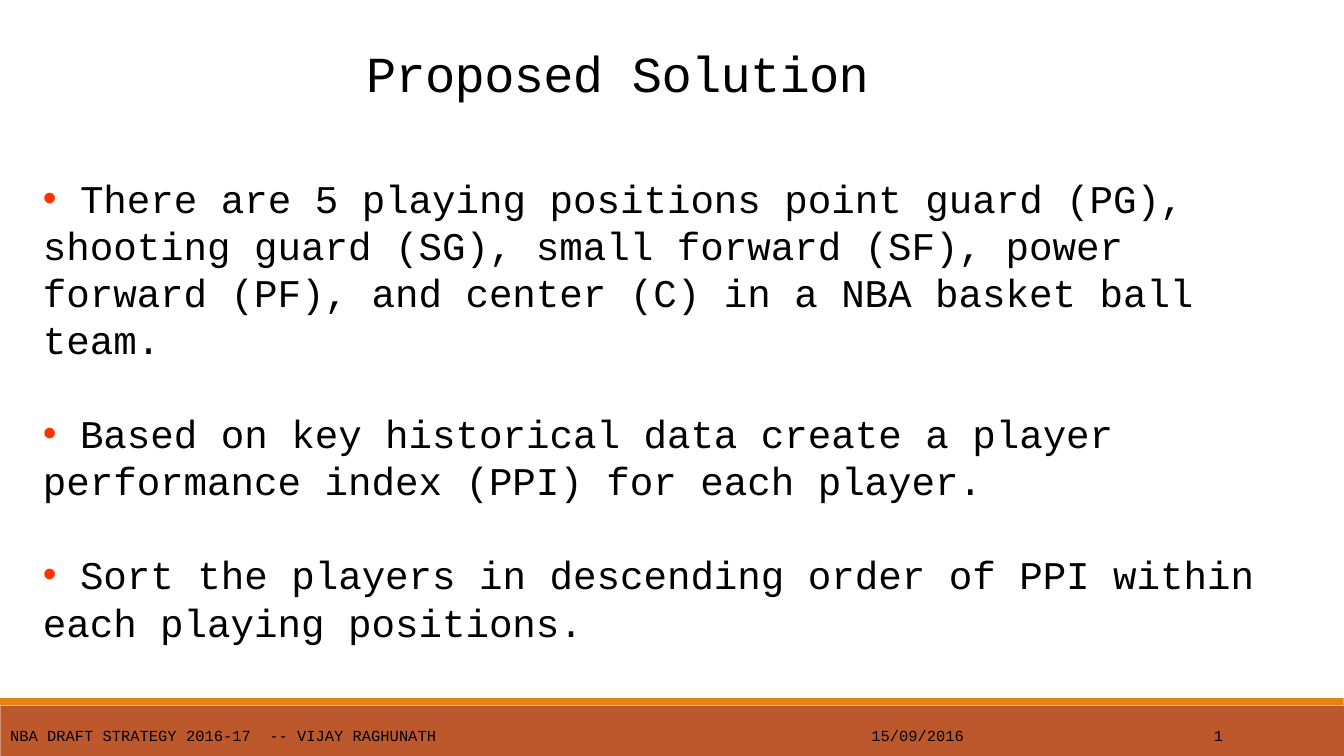
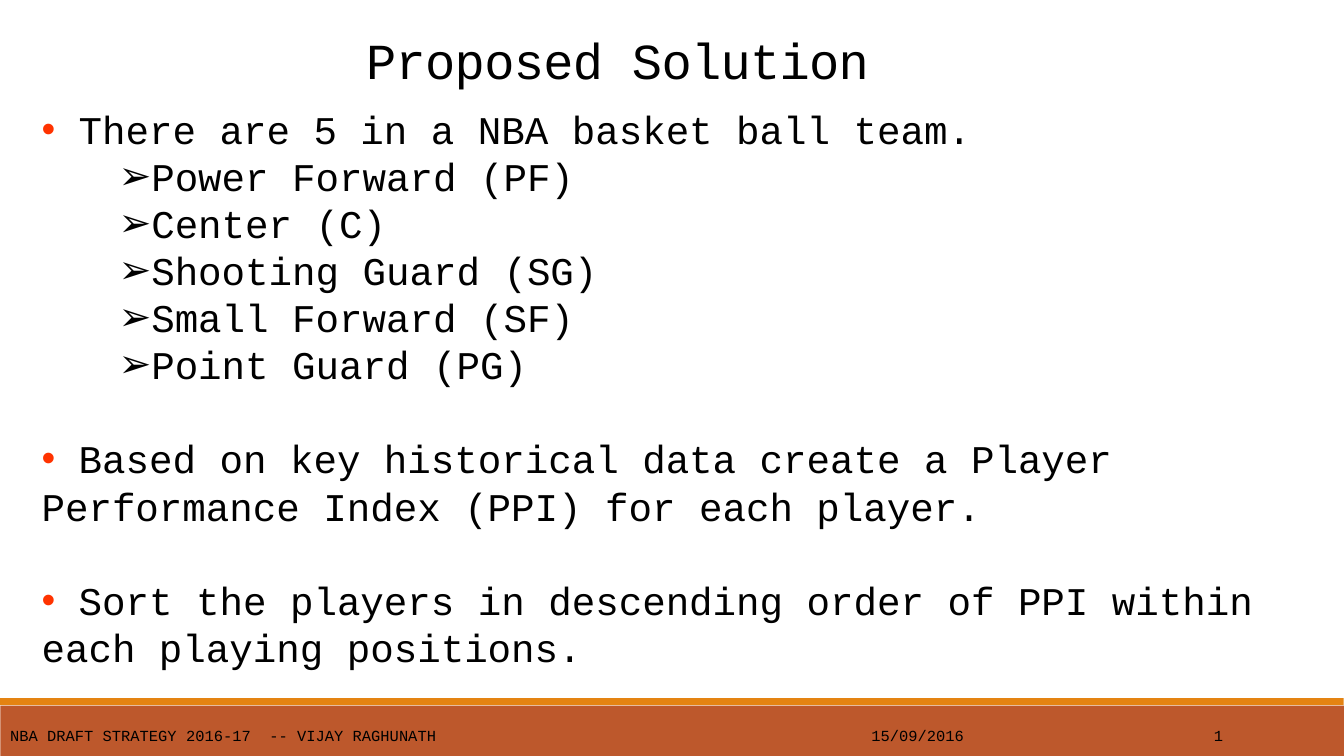
Before and after one commit to vijayr1912/NBA-scouting-draft, a slide deck: slide 3 of NBA-Draft-Scouting.pptx. Drawn at 1344x756 pixels with LibreOffice and Linux fonts; fonts in the diff are those of the drawing. Boxes give left, top, right and bottom in pixels: in the first picture for what was removed or moved away, otherwise in the second. Text is boxed around its words. In the diff, an @@ line names an element or a change of style, - is before the commit and + after.

```diff
--- a/NBA-Draft-Scouting.pptx
+++ b/NBA-Draft-Scouting.pptx
@@ title "Proposed Solution" moved from (x1=366, y1=56, x2=869, y2=103) to (x1=366, y1=43, x2=869, y2=90) @@
@@ text "There are 5 in a ..." moved from (x1=43, y1=185, x2=1254, y2=645) to (x1=42, y1=116, x2=1253, y2=670) @@
@@ text at (x1=42, y1=116, x2=1112, y2=529): text changed @@
-• There are 5 playing positions point guard (PG), shooting guard (SG), small forward (SF), power forward (PF), and center (C) in a NBA basket ball team.
-• Based on key historical data create a player performance index (PPI) for each player.
+• There are 5 in a NBA basket ball team.
+    ➢ Power Forward (PF)
+    ➢ Center (C)
+    ➢ Shooting Guard (SG)
+    ➢ Small Forward (SF)
+    ➢ Point Guard (PG)
+• Based on key historical data create a Player Performance Index (PPI) for each player.
```
Also in this commit, not shown: 9 other slides changed, 1 slide added, 2 other files.
